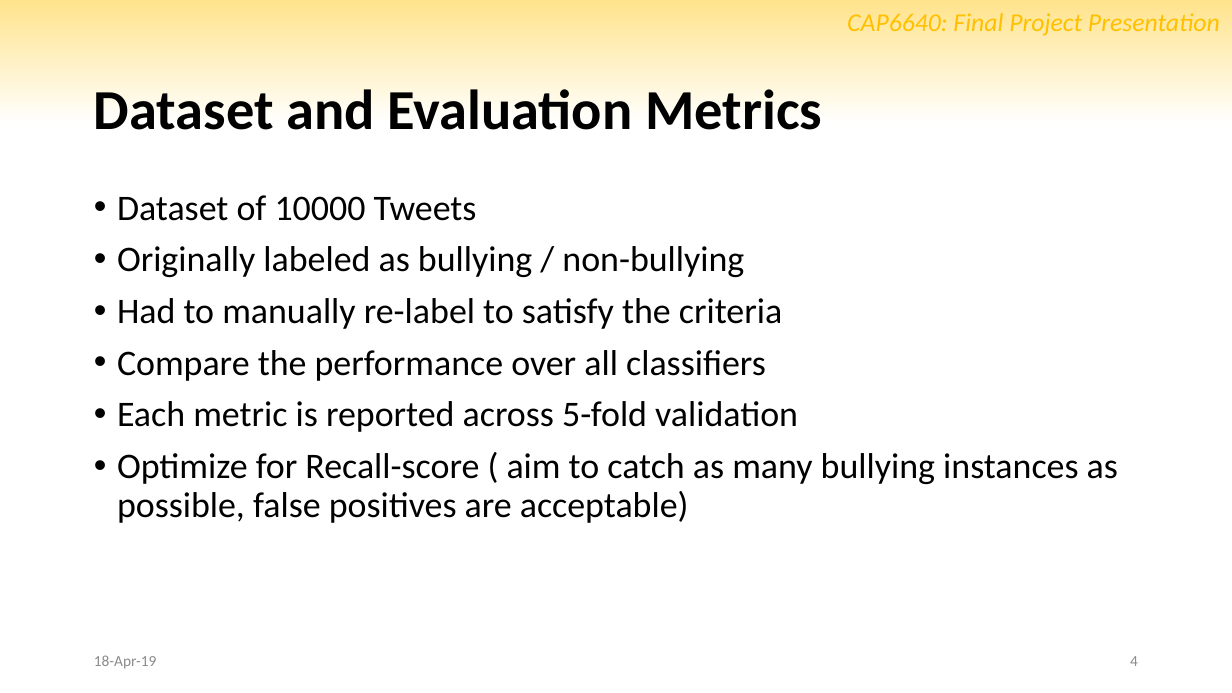
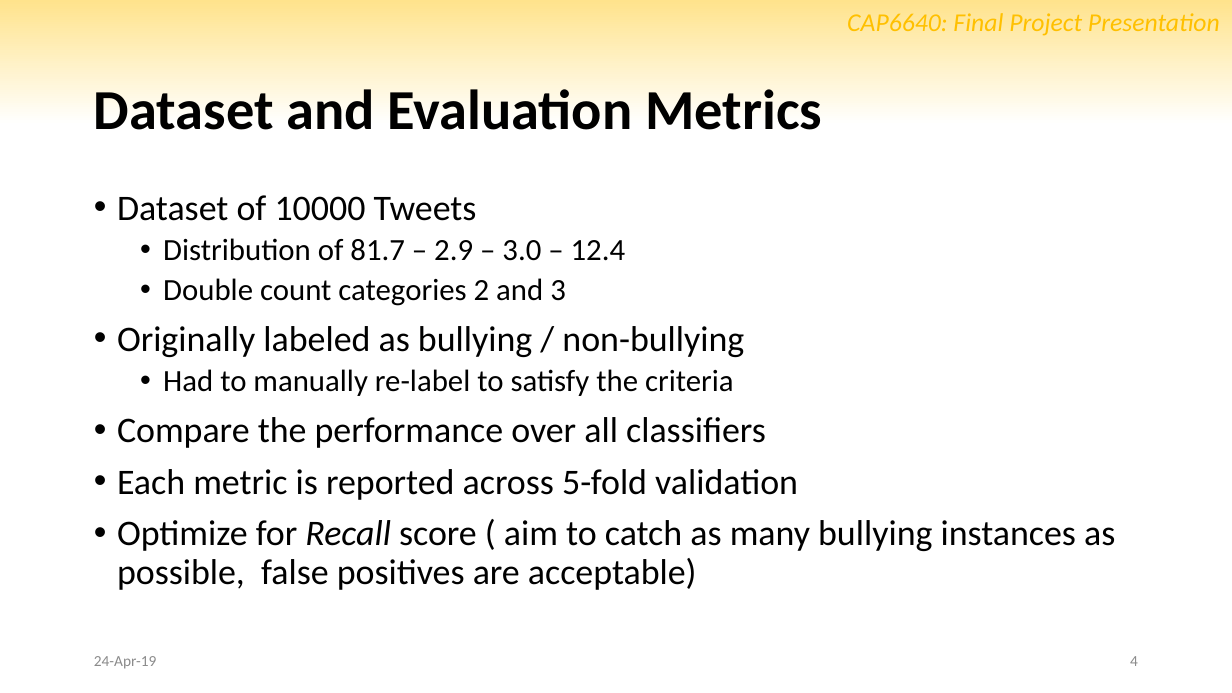
Before and after one commit to marctheshark3/UCF-NLP-Bullydetection, a slide deck: slide 4 of slides.pptx. Drawn at 1232x693 pixels with LibreOffice and Linux fonts; fonts in the diff are those of the drawing; background and template pictures are left out. Boxes give left, top, right and bottom in pixels: in the first picture for what was removed or moved away, otherwise in the second. Text is boxed around its words. In the diff, an @@ line names an element or a change of style, - is before the commit and + after.

Commit message:
slides v1.0

```diff
--- a/slides.pptx
+++ b/slides.pptx
@@ text at (163,238,626,306): paragraphs added @@
+  • Distribution of 81.7 – 2.9 – 3.0 – 12.4
+  • Double count categories 2 and 3
@@ text at (163,369,734,396): size 28 to 24 pt in "Had to manually re-label to satisfy the ..."; list level 1 to 2 in "Had to manually re-label to ..." @@
@@ text at (117,520,1115,590): text changed @@
-• Optimize for Recall-score ( aim to catch as many bullying instances as possible, false positives are acceptable)
+• Optimize for Recall score ( aim to catch as many bullying instances as possible, false positives are acceptable)
@@ text at (94,656,156,669): text changed @@
-18-Apr-19
+24-Apr-19
```
Also in this commit, not shown: 7 other slides changed.
